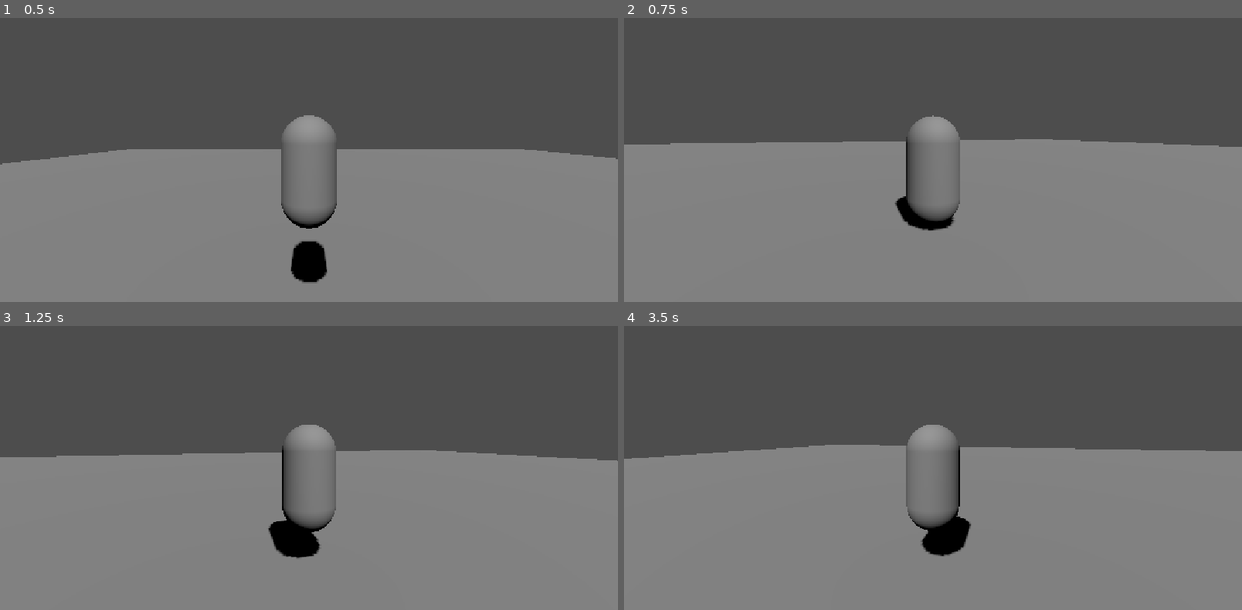
Above: before the commit, frames 1-4 (two rows, left to right).
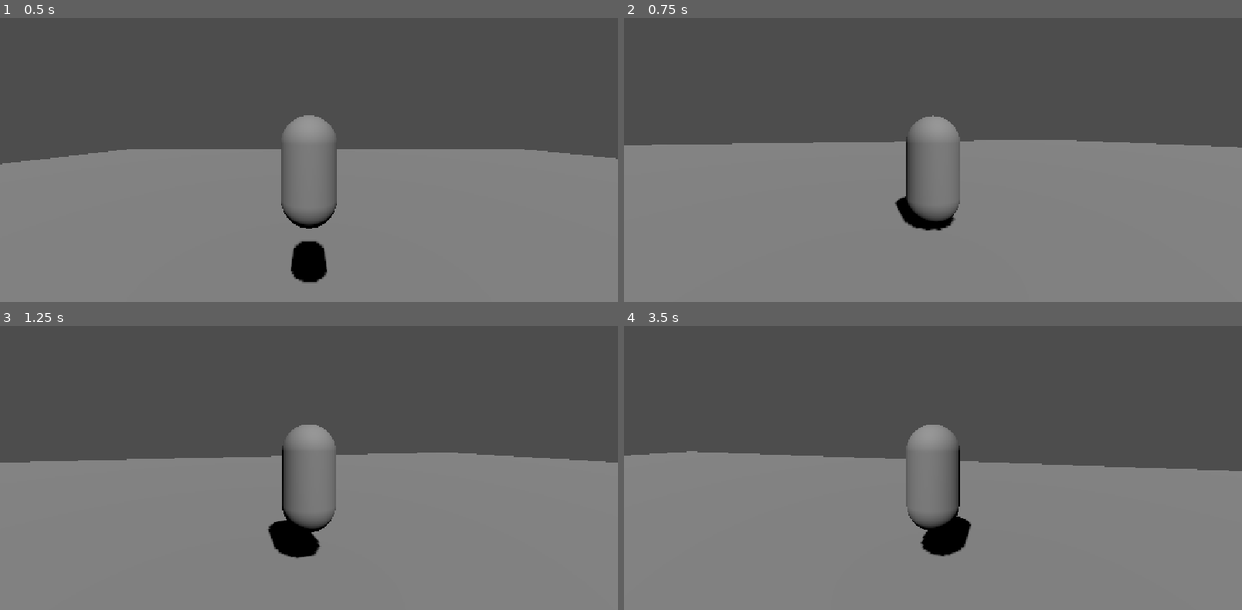
Above: after the commit, the same moments.

Repository: DropletU/CGAP
Game: Godot game, scene res://Scenes/main.tscn
The game is run twice, just before and just after one commit, with the same random seed, the same clock (stepped at 60 frames per second) and the same inputs.
Inputs (mouse positions are in pixels of both pictures, inside the frame that each line leads up to):
- Up to frame 1 (0.5 s): no input
- Up to frame 2 (0.75 s): move the mouse to (963, 125) at 0.52 s; hold W (forward) from 0.53 s (still down); hold Shift (sprint) from 0.53 s (still down)
- Up to frame 3 (1.25 s): keep holding W (forward); keep holding Shift (sprint); tap Space (jump) at 0.77 s
- Up to frame 4 (3.5 s): move the mouse to (902, 436) at 1.27 s; release Shift (sprint) at 1.28 s; tap Tab (toggle_mouse_capture) at 1.35 s; tap Space (jump) at 1.52, 3.02 s; move the mouse to (994, 360) at 2.02 s; release W (forward) at 2.03 s; hold D (right) 2.03-2.78 s; hold Mouse wheel down (wheel_down) 2.03-2.78 s; move the mouse to (902, 504) at 2.77 s; hold W (forward) from 2.78 s (still down); tap Mouse wheel up (wheel_up) at 2.85 s

Frame 1 is identical in both runs. In frame 2, 0.2% of the frame differs, in the area x 0-100%, y 42-75%; in frame 3, 1.1%; in frame 4, 3.9%, in the area x 0-100%, y 41-81%.

Commit message:
Player: Fix bug where speed wasn't set with delta taken into account

Diff:
--- a/Scripts/player.gd
+++ b/Scripts/player.gd
@@ -1,7 +1,7 @@
 class_name Player extends CharacterBody3D
 
 
-@export var speed = 10.0
+@export var speed = 600.0
 @export var jump_velocity = 6.0
 
 @onready var state_machine: PlayerStateMachine = $PlayerStateMachine
@@ -10,6 +10,7 @@
 
 func _ready() -> void:
 	state_machine.init(self)
+
 
 func _physics_process(delta: float) -> void:
 	state_machine.physics_update(delta)
